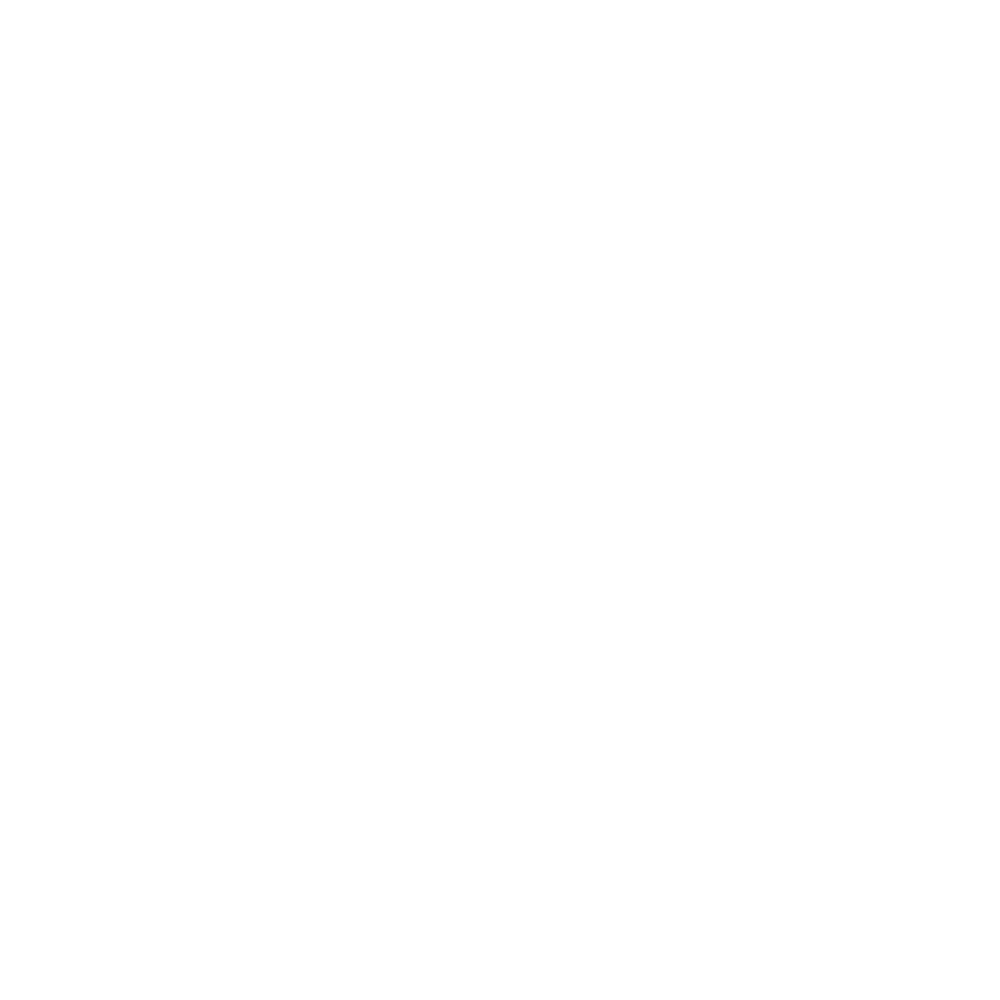
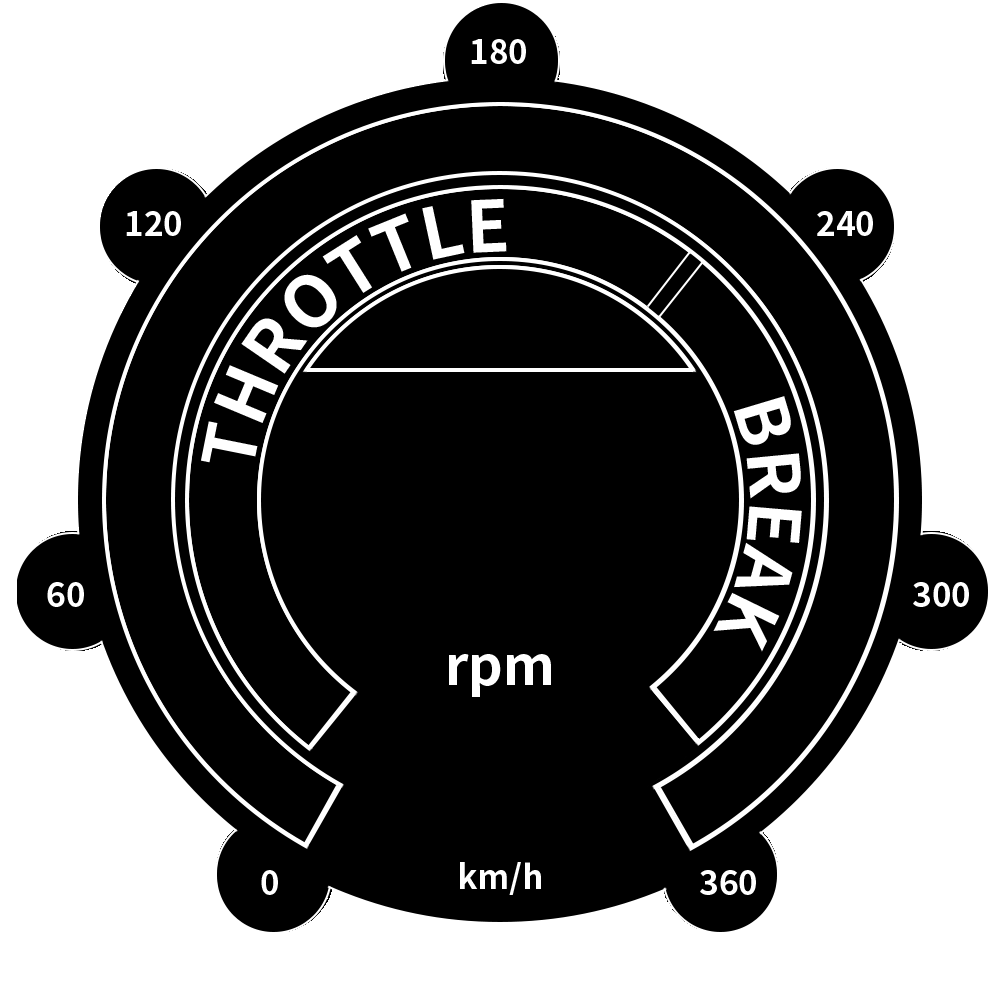
Layer changes from the first 1000px x 1000px image to the second:
showed "lb" over [47, 39, 969, 895]
showed "图层 6" over [17, 3, 988, 932]
